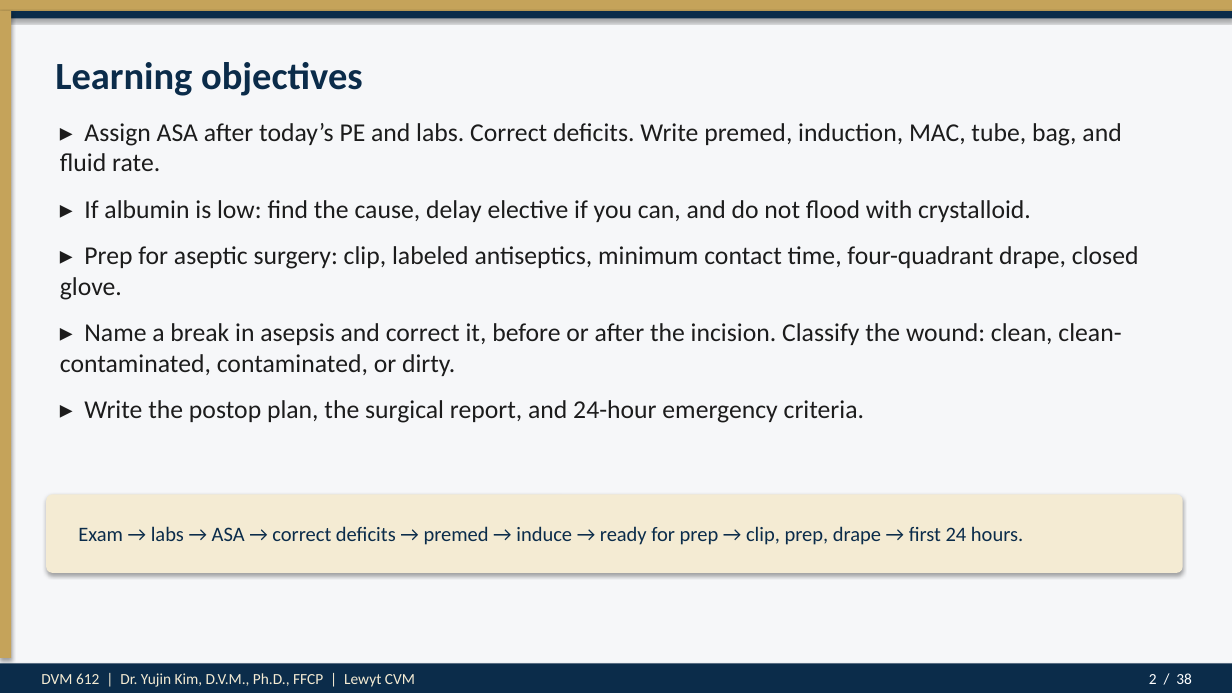
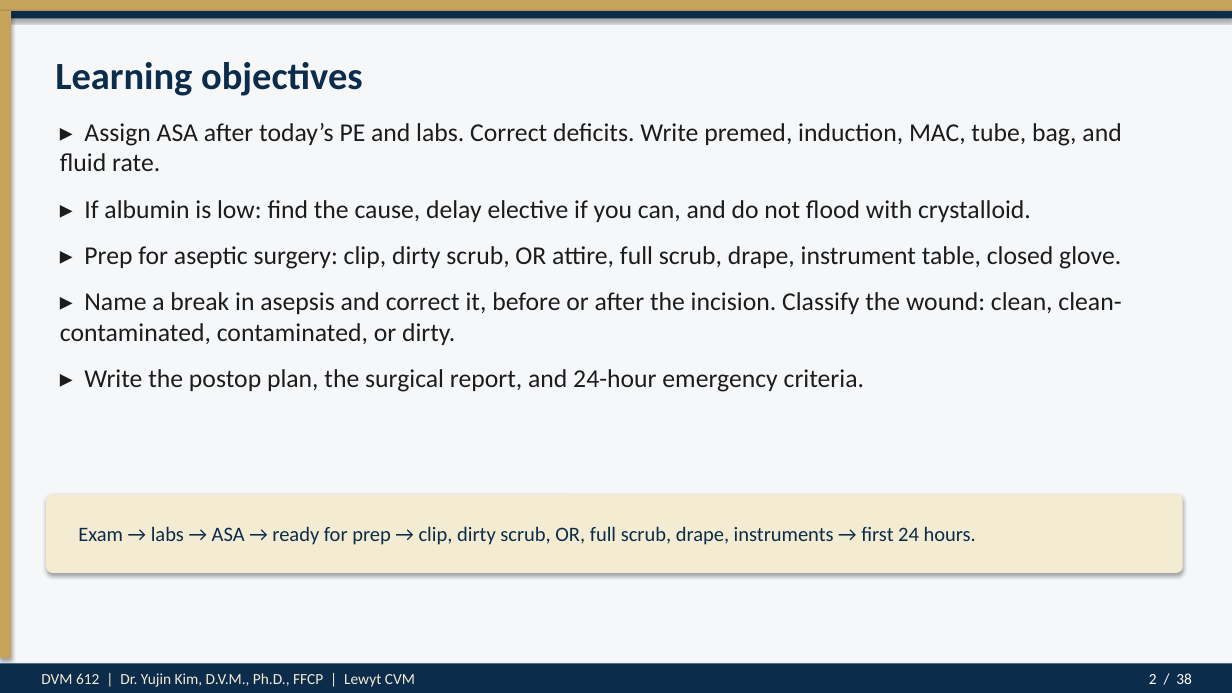
Before and after one commit to drkimvet/happycare, a slide deck: slide 2 of lectures/DVM-612_Week4_Preop_PatientPrep_Postop.pptx. Drawn at 1232x693 pixels with LibreOffice and Linux fonts; fonts in the diff are those of the drawing. Boxes give left, top, right and bottom in pixels: in the first picture for what was removed or moved away, otherwise in the second. Text is boxed around its words. In the diff, an @@ line names an element or a change of style, - is before the commit and + after.

```diff
--- a/lectures/DVM-612_Week4_Preop_PatientPrep_Postop.pptx
+++ b/lectures/DVM-612_Week4_Preop_PatientPrep_Postop.pptx
@@ text at box(84, 246, 1121, 269): text changed @@
-▸ Prep for aseptic surgery: clip, labeled antiseptics, minimum contact time, four-quadrant drape, closed glove.
+▸ Prep for aseptic surgery: clip, dirty scrub, OR attire, full scrub, drape, instrument table, closed glove.
@@ text at box(78, 526, 976, 545): text changed @@
-Exam → labs → ASA → correct deficits → premed → induce → ready for prep → clip, prep, drape → first 24 hours.
+Exam → labs → ASA → ready for prep → clip, dirty scrub, OR, full scrub, drape, instruments → first 24 hours.
```
Also in this commit, not shown: 7 other slides changed, 5 other files.
